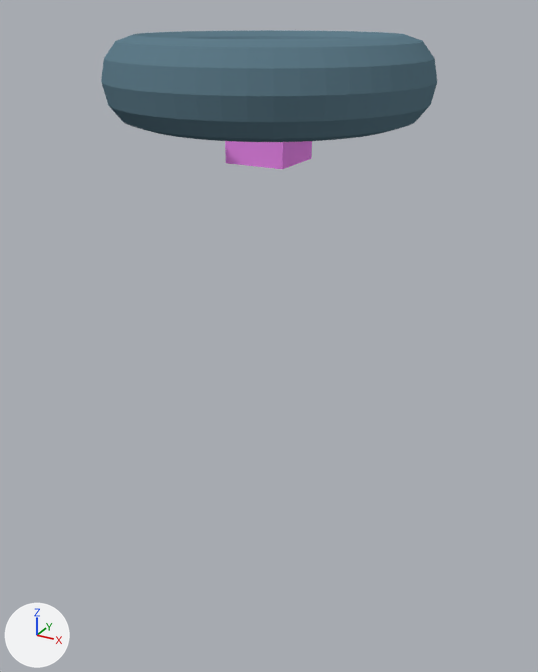
The Blender file obj/level2_Maze/level2_Maze.blend: old version first, new version second.
Before and after are seen from a 50 mm lens placed at (0.58, -1.05, 16.61), pointed at (-0.01, 0.02, 16.07). The axes (+X, +Y, +Z) are drawn at lower left. The lights are the same throughout.

The first picture shows 'Light.0.000', 'Torus.001'.
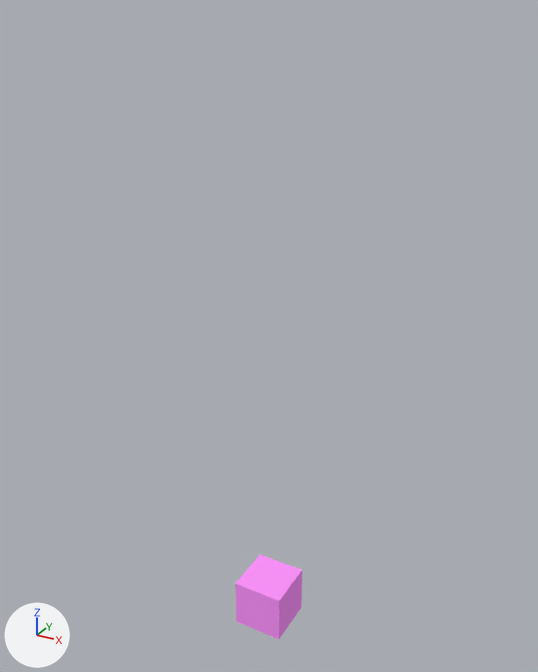
Location of each change, (x1, y1, x2, y2) in pixels of the pictures (538 x 672 px):
'Torus.001', deleted (blue)
    before: (101, 30, 437, 142)
'Light.0.000', moved
    before: (225, 141, 312, 169)
    after: (235, 554, 302, 639)

The change, as a list of edits to the scene's bpy script:
```text
Change ob_light_0_000:
    ob_light_0_000.location: (0.0, 0.0, 16.437) -> (0.0, 0.0, 15.5)
Remove ob_torus_001:
    ob_torus_001 = bpy.data.objects.new('Torus.001', me_torus_001)
    ob_torus_001.location = (0.0, 0.0, 16.51)
    ob_torus_001.scale = (0.2, 0.2, 0.25)
```
